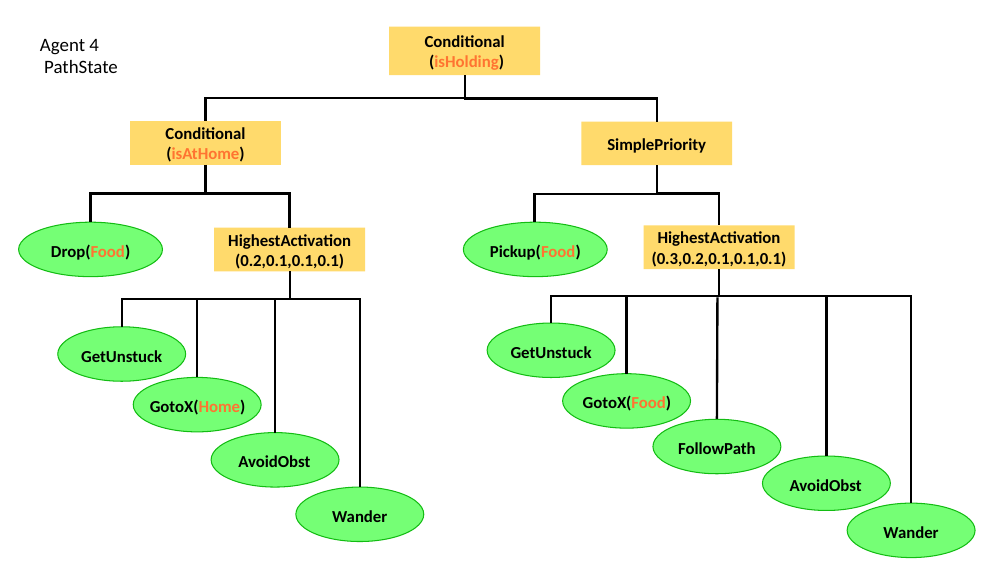
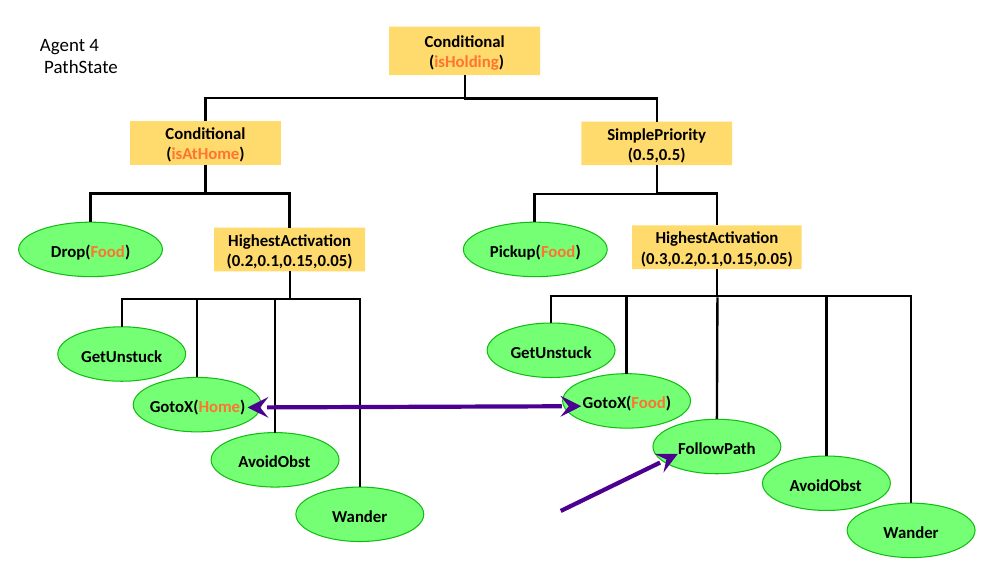
Before and after one commit to Skorpianking/EchoWorld, a slide deck: slide 3 of images/KnowledgeDomain.pptx. Drawn at 1008x567 pixels with LibreOffice and Linux fonts; fonts in the diff are those of the drawing. Boxes give left, top, right and bottom in pixels: in the first picture for what was removed or moved away, otherwise in the second. Text is boxed around its words. In the diff, an @@ line names an element or a change of style, - is before the commit and + after.

```diff
--- a/images/KnowledgeDomain.pptx
+++ b/images/KnowledgeDomain.pptx
@@ text in rectangle at box(607, 128, 706, 163): text changed @@
-SimplePriority
+SimplePriority
+(0.5,0.5)
@@ elbow line (657, 166) - (717, 225): route changed @@
@@ text in rectangle at box(227, 234, 353, 269): text changed @@
-HighestActivation
-(0.2,0.1,0.1,0.1)
+HighestActivation
+(0.2,0.1,0.15,0.05)
@@ rectangle "HighestActivation": place and size @@
-rectangle "HighestActivation" at box(644, 225, 795, 269)
+rectangle "HighestActivation" at box(632, 225, 802, 269)
@@ elbow line (717, 269) - (551, 323): route changed @@
@@ text in rectangle at box(641, 251, 793, 267): text changed @@
-(0.3,0.2,0.1,0.1,0.1)
+(0.3,0.2,0.1,0.15,0.05)
@@ elbow line (717, 269) - (911, 504): route changed @@
@@ double arrow added from (248, 408) to (582, 406), #4B0092 4 pt @@
@@ arrow added from (561, 511) to (678, 454), #4B0092 4 pt @@
```
Also in this commit, not shown: 17 other files.
